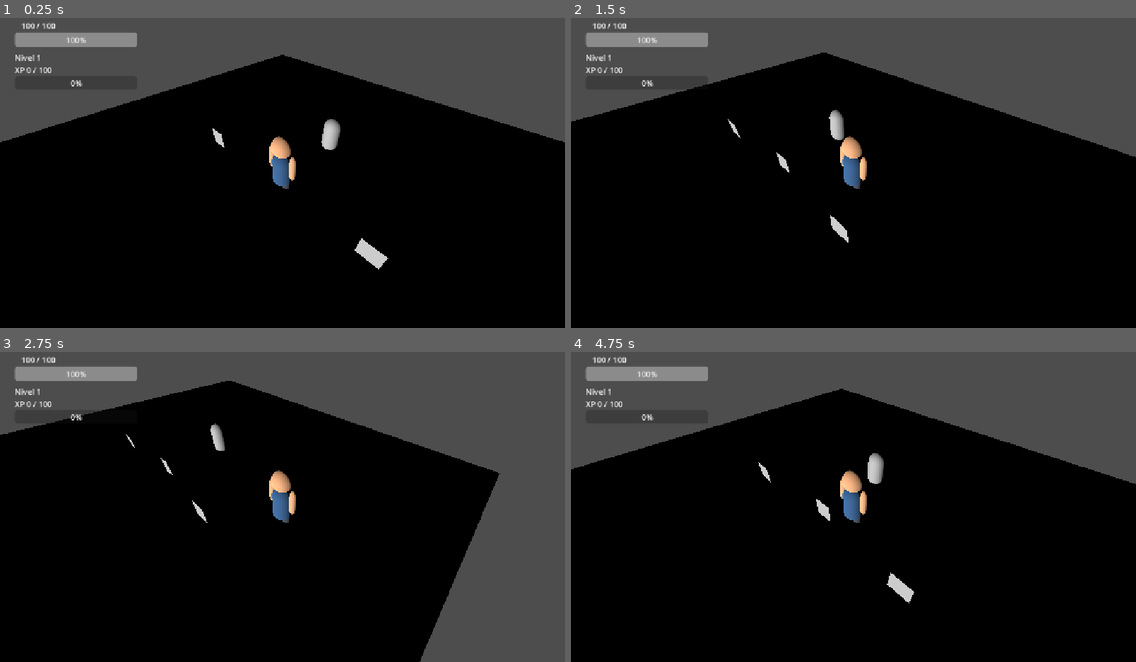
Above: before the commit, frames 1-4 (two rows, left to right).
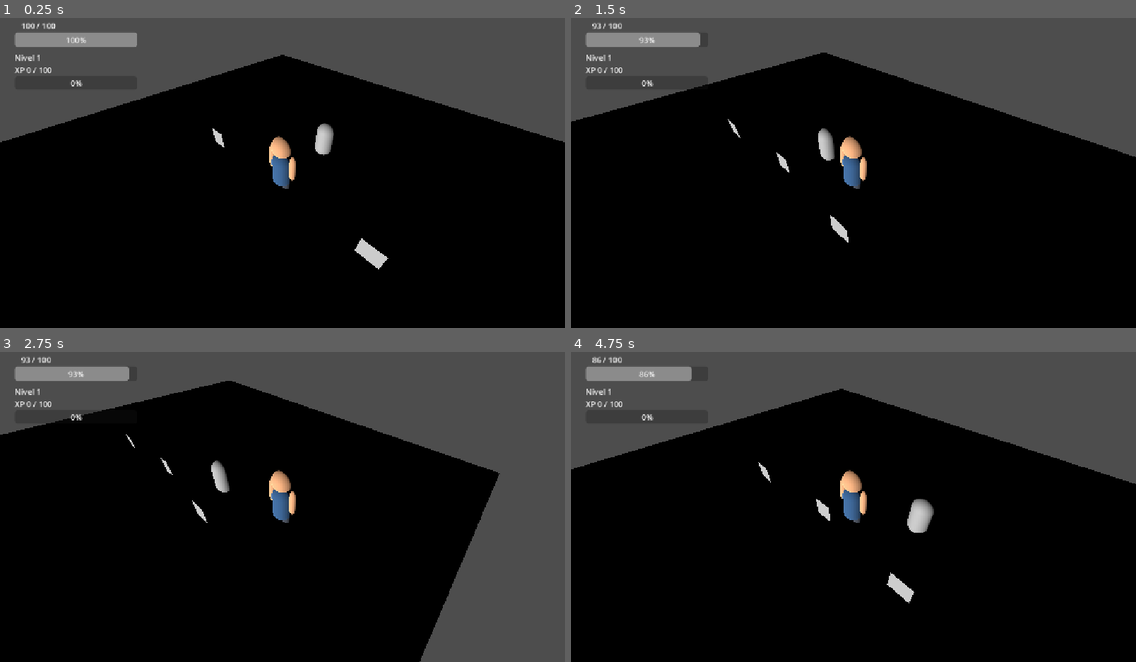
Above: after the commit, the same moments.

Repository: AdolfoBarca/MUNDO_LEYENDAS
Game: Godot game, scene res://Main.tscn
Two runs of this game, one before a commit and one after it. Both use one fixed random seed, a clock stepped at 60 frames per second and the inputs below.
Inputs (mouse positions are in pixels of both pictures, inside the frame that each line leads up to):
- Up to frame 1 (0.25 s): no input
- Up to frame 2 (1.5 s): move the mouse to (977, 154) at 0.52 s; hold D 0.53-1.28 s; click (977, 154) at 0.67 s; move the mouse to (740, 185) at 1.27 s; hold S from 1.28 s (still down)
- Up to frame 3 (2.75 s): move the mouse to (339, 432) at 2.02 s; release S at 2.03 s; hold D from 2.03 s (still down)
- Up to frame 4 (4.75 s): move the mouse to (825, 565) at 2.77 s; release D at 2.78 s; hold W 2.78-3.53 s; click (825, 565) at 2.92 s; move the mouse to (1023, 550) at 3.52 s; hold A from 3.53 s (still down); move the mouse to (684, 454) at 4.27 s

The runs differ from the first frame. In frame 1, 0.4% of the frame differs, in the area x 55-61%, y 32-45%; in frame 2, 0.6%; in frame 3, 0.5%; in frame 4, 0.9%, in the area x 3-65%, y 1-59%.

Commit message:
Agregar persecucion del enemigo

Diff:
--- a/EnemigoPrueba.gd
+++ b/EnemigoPrueba.gd
@@ -17,17 +17,29 @@
 
 
 # =========================================================
+# MOVIMIENTO Y DETECCIÓN
+# =========================================================
+
+@export var velocidad: float = 2.5
+@export var distancia_deteccion: float = 8.0
+@export var distancia_ataque: float = 2.0
+
+
+# =========================================================
 # ATAQUE DEL ENEMIGO
 # =========================================================
 
 @export var dano: int = 10
-@export var distancia_ataque: float = 2.0
 @export var tiempo_entre_ataques: float = 1.0
 
 var temporizador_ataque: float = 0.0
 
 var heroe: CharacterBody3D
 var esta_muerto: bool = false
+
+var gravity: float = ProjectSettings.get_setting(
+	"physics/3d/default_gravity"
+)
 
 
 # =========================================================
@@ -68,14 +80,75 @@
 		return
 
 	if heroe.get("esta_muerto") == true:
-		return
-
-	var distancia = global_position.distance_to(
+		velocity.x = 0.0
+		velocity.z = 0.0
+		move_and_slide()
+		return
+
+	var distancia: float = global_position.distance_to(
 		heroe.global_position
 	)
 
-	if distancia <= distancia_ataque:
+	# =====================================================
+	# PERSEGUIR AL HÉROE
+	# =====================================================
+
+	if distancia <= distancia_deteccion and distancia > distancia_ataque:
+		perseguir_heroe()
+
+	# =====================================================
+	# ATACAR
+	# =====================================================
+
+	elif distancia <= distancia_ataque:
+		velocity.x = 0.0
+		velocity.z = 0.0
+
 		atacar_heroe()
+
+	# =====================================================
+	# HÉROE FUERA DEL RANGO
+	# =====================================================
+
+	else:
+		velocity.x = 0.0
+		velocity.z = 0.0
+
+	# =====================================================
+	# GRAVEDAD
+	# =====================================================
+
+	if not is_on_floor():
+		velocity.y -= gravity * delta
+	else:
+		velocity.y = 0.0
+
+	move_and_slide()
+
+
+# =========================================================
+# PERSEGUIR
+# =========================================================
+
+func perseguir_heroe() -> void:
+	var direccion: Vector3 = (
+		heroe.global_position - global_position
+	)
+
+	# Solo moverlo sobre el suelo
+	direccion.y = 0.0
+
+	if direccion.length() > 0.0:
+		direccion = direccion.normalized()
+
+		velocity.x = direccion.x * velocidad
+		velocity.z = direccion.z * velocidad
+
+		# Hacer que el enemigo mire hacia el héroe
+		var objetivo: Vector3 = heroe.global_position
+		objetivo.y = global_position.y
+
+		look_at(objetivo, Vector3.UP)
 
 
 # =========================================================
